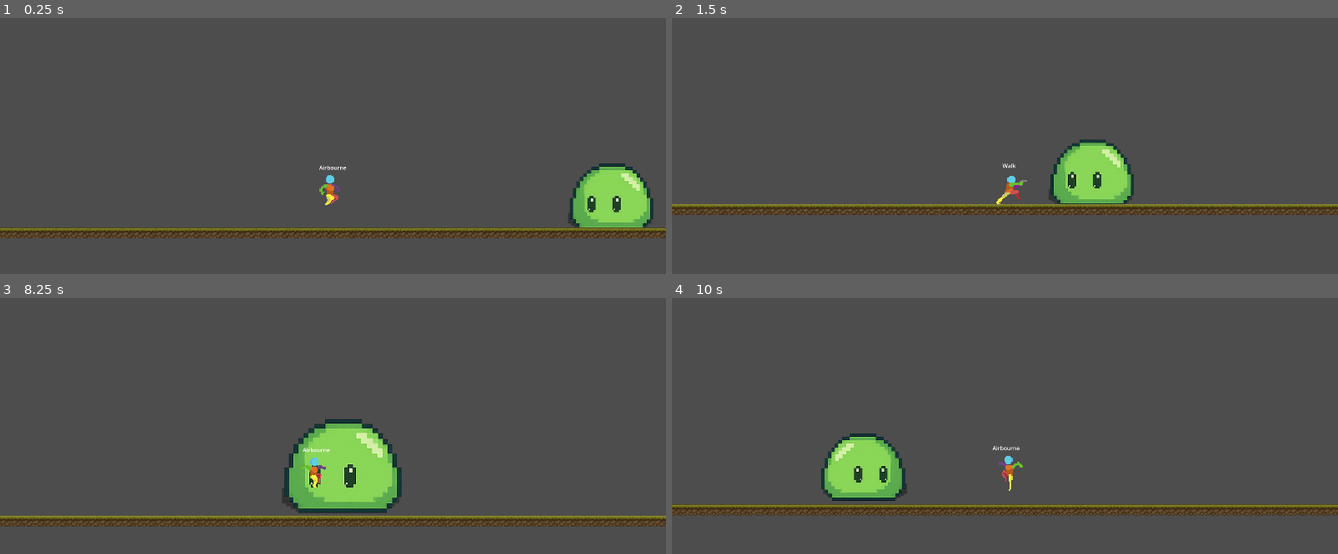
Above: before the commit, frames 1-4 (two rows, left to right).
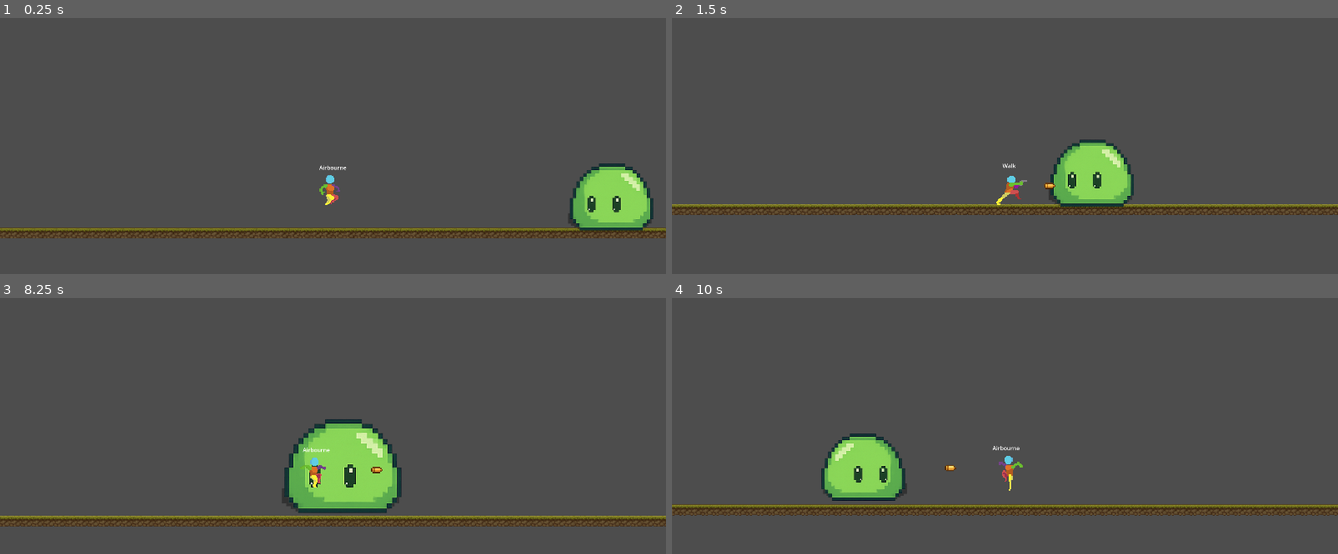
Above: after the commit, the same moments.

Repository: August13742/Godot-2D-Starter-Project-for-Article-RiG-Ritsumeikan
Game: Godot game, scene res://main.tscn
Two runs of this game, one before a commit and one after it. Both use one fixed random seed, a clock stepped at 60 frames per second and the inputs below.
Inputs (mouse positions are in pixels of both pictures, inside the frame that each line leads up to):
- Up to frame 1 (0.25 s): no input
- Up to frame 2 (1.5 s): tap Enter at 0.5 s; move the mouse to (1151, 186) at 0.52 s; hold C (dash) 0.53-1.28 s; hold D (right) from 0.53 s (still down); tap Space (jump) at 0.77, 1.07 s; click (1151, 186) at 0.8 s; move the mouse to (871, 222) at 1.27 s; click (871, 222) at 1.35 s
- Up to frame 3 (8.25 s): tap Space (jump) at 1.52, 1.55, 1.82, 3.02, 3.32, 3.77, 3.8, 4.07, 4.52, 4.82, 6.02, 6.05, 6.32, 7.52, 7.82 s; move the mouse to (399, 402) at 2.02 s; release D (right) at 2.03 s; hold A (left) 2.03-2.78 s; hold Space (jump) 2.03-2.78 s; tap C (dash) at 2.3, 2.85, 4.55, 6.8, 7.35 s; move the mouse to (outside the picture) at 2.77 s; hold D (right) 2.78-4.28 s; click (outside the picture) at 3.05 s; move the mouse to (532, 541) at 3.52 s; press the mouse at (532, 541) at 3.53 s; move the mouse to (133, 428) at 4.27 s; release the mouse at (133, 428) at 4.28 s; hold A (left) 4.28-5.03 s; tap Shift (sprint) at 4.35 s; move the mouse to (366, 484) at 5.02 s; hold D (right) 5.03-5.78 s; hold C (dash) 5.03-5.78 s; click (366, 484) at 5.3 s; move the mouse to (233, 390) at 5.77 s; hold A (left) 5.78-7.28 s; click (233, 390) at 5.85 s; move the mouse to (479, 466) at 6.52 s; hold Space (jump) 6.53-7.28 s; move the mouse to (199, 502) at 7.27 s; hold D (right) from 7.28 s (still down); click (199, 502) at 7.55 s; move the mouse to (399, 402) at 8.02 s; press the mouse at (399, 402) at 8.03 s
- Up to frame 4 (10 s): tap Space (jump) at 8.3, 9.02, 9.32, 9.77 s; move the mouse to (outside the picture) at 8.77 s; release the mouse at (outside the picture) at 8.78 s; tap Shift (sprint) at 8.85 s; tap C (dash) at 9.05 s; move the mouse to (1204, 541) at 9.52 s; release D (right) at 9.53 s; hold A (left) from 9.53 s (still down); hold C (dash) from 9.53 s (still down); click (1204, 541) at 9.8 s

The runs differ from the first frame. In frame 1, 0.1% of the frame differs, in the area x 86-97%, y 81-84%; in frame 2, 0.1%, in the area x 48-68%, y 64-74%; in frame 3, less than 0.1%; in frame 4, less than 0.1%.

Commit message:
implemented projectiles WIP

Diff:
--- a/StateMachine/airbourne.gd
+++ b/StateMachine/airbourne.gd
@@ -28,7 +28,7 @@
 	return false  # disable jumping when airborne
 
 func can_shoot() -> bool:
-	return false
+	return true
 
 func exit():
 	pass
--- a/StateMachine/dash.gd
+++ b/StateMachine/dash.gd
@@ -39,3 +39,6 @@
 
 func handle_input(_event: InputEvent):
 	pass
+
+func can_shoot():
+	return false
--- a/StateMachine/hurt.gd
+++ b/StateMachine/hurt.gd
@@ -15,3 +15,7 @@
 
 func handle_input(_event: InputEvent):
 	pass
+
+func can_shoot(): return false
+func can_dash(): return false
+func can_jump(): return false
--- a/StateMachine/idle.gd
+++ b/StateMachine/idle.gd
@@ -25,4 +25,6 @@
 	if !animation_player.is_playing(): animation_player.play("idle")
 
 
+
+
 func exit(): pass
--- a/StateMachine/sprint.gd
+++ b/StateMachine/sprint.gd
@@ -29,3 +29,6 @@
 
 	root_entity.move_and_slide()
 	root_entity.apply_floor_snap()
+
+func can_shoot():
+	return false
--- a/StateMachine/states.gd
+++ b/StateMachine/states.gd
@@ -21,17 +21,16 @@
 
 
 func handle_input(_event: InputEvent):
-	if _event.is_action_pressed("jump"):
-		if can_jump():
-			jump()
+	if _event.is_action_pressed("shoot") && can_shoot() && root_entity.can_shoot:
+		print("hi")
+		root_entity.shoot()
 
-	if _event.is_action_pressed("dash"):
-		if can_dash() && root_entity.can_dash:
-			dash()
+	if _event.is_action_pressed("jump") && can_jump():
+		jump()
 
-	if _event.is_action_pressed("shoot"):
-		if can_shoot():
-			shoot()
+	if _event.is_action_pressed("dash") && can_dash() && root_entity.can_dash:
+		dash()
+
 
 
 
@@ -50,6 +49,3 @@
 
 func dash():
 	root_entity.state_machine.change_state(StateMachine.Dash)
-
-func shoot():
-	pass
--- /dev/null
+++ b/bubble.gd
@@ -0,0 +1,31 @@
+extends Node2D
+
+
+@export var damage:int = 2
+@export var projectile_speed:float = 750
+@export var direction:Vector2 = Vector2.RIGHT
+var current_speed:float = 0
+@onready var hitbox_component: Area2D = $%HitboxComponent
+
+func _ready() -> void:
+	bullet_tween()
+
+func bullet_tween()->void:
+	var tween:Tween = create_tween()
+	tween.set_ease(Tween.EASE_OUT).set_trans(Tween.TRANS_BOUNCE)
+	tween.tween_method(
+		func(value:float): current_speed = value,
+		0,
+		projectile_speed,
+		0.3)
+
+	tween.tween_method(
+		func(value:float): current_speed = value,
+		projectile_speed,
+		0,
+		2).set_ease(Tween.EASE_OUT).set_trans(Tween.TRANS_CUBIC)
+
+	tween.tween_callback(queue_free)
+
+func _physics_process(delta: float) -> void:
+	self.position += direction * current_speed * delta
--- /dev/null
+++ b/bubble.tscn
@@ -0,0 +1,28 @@
+[gd_scene load_steps=5 format=3 uid="uid://bfd6624nvv6t8"]
+
+[ext_resource type="Script" uid="uid://c1rbdlofmwogh" path="res://bubble.gd" id="1_4a276"]
+[ext_resource type="Texture2D" uid="uid://d0cwqfvkbllm7" path="res://ProjectileAssets/bubble.png" id="2_05jx6"]
+[ext_resource type="Script" uid="uid://dynrr434jfajv" path="res://hitbox_component.gd" id="3_4cx2n"]
+
+[sub_resource type="CircleShape2D" id="CircleShape2D_1pskq"]
+radius = 61.72
+
+[node name="Bubble" type="Node2D"]
+script = ExtResource("1_4a276")
+
+[node name="Node2D" type="Node2D" parent="."]
+position = Vector2(215, 464)
+metadata/_edit_group_ = true
+
+[node name="Sprite2D" type="Sprite2D" parent="Node2D"]
+scale = Vector2(0.3, 0.3)
+texture = ExtResource("2_05jx6")
+
+[node name="HitboxComponent" type="Area2D" parent="Node2D"]
+unique_name_in_owner = true
+script = ExtResource("3_4cx2n")
+metadata/_custom_type_script = "uid://dynrr434jfajv"
+
+[node name="CollisionShape2D" type="CollisionShape2D" parent="Node2D/HitboxComponent"]
+shape = SubResource("CircleShape2D_1pskq")
+debug_color = Color(1, 0, 0.0666666, 0.419608)
--- /dev/null
+++ b/bullet.gd
@@ -0,0 +1,23 @@
+extends Node2D
+
+
+@export var damage:int = 2
+@export var projectile_speed:float = 2000
+@export var direction:Vector2 = Vector2.RIGHT
+var current_speed:float = 0
+@onready var hitbox_component: Area2D = $HitboxComponent
+
+func _ready() -> void:
+	bullet_tween.call_deferred()
+
+func bullet_tween()->void:
+	var tween:Tween = create_tween()
+	tween.set_ease(Tween.EASE_OUT).set_trans(Tween.TRANS_BACK)
+	tween.tween_method(
+		func(value:float): current_speed = value,
+		0,
+		projectile_speed,
+		0.75)
+
+func _physics_process(delta: float) -> void:
+	self.position += direction * current_speed * delta
--- /dev/null
+++ b/bullet1.tscn
@@ -0,0 +1,24 @@
+[gd_scene load_steps=6 format=3 uid="uid://sq2t0bfbhaar"]
+
+[ext_resource type="Script" uid="uid://bc2tnimheqgqg" path="res://bullet.gd" id="1_f7cwy"]
+[ext_resource type="Texture2D" uid="uid://c8svxefftwdr8" path="res://ProjectileAssets/bullet1.png" id="2_jtecg"]
+[ext_resource type="PackedScene" uid="uid://dbkiesuy3byre" path="res://hitbox_component.tscn" id="3_48bpi"]
+[ext_resource type="Script" uid="uid://dynrr434jfajv" path="res://hitbox_component.gd" id="4_jtecg"]
+
+[sub_resource type="CircleShape2D" id="CircleShape2D_f7cwy"]
+radius = 15.0
+
+[node name="Bullet" type="Node2D"]
+script = ExtResource("1_f7cwy")
+
+[node name="Bullet1" type="Sprite2D" parent="."]
+scale = Vector2(0.3, 0.3)
+texture = ExtResource("2_jtecg")
+offset = Vector2(42, 0)
+
+[node name="HitboxComponent" parent="." instance=ExtResource("3_48bpi")]
+script = ExtResource("4_jtecg")
+
+[node name="CollisionShape2D" type="CollisionShape2D" parent="HitboxComponent"]
+position = Vector2(12, 0)
+shape = SubResource("CircleShape2D_f7cwy")
--- /dev/null
+++ b/hitbox_component.gd
@@ -0,0 +1,3 @@
+extends Area2D
+
+class_name HitboxComponent
--- /dev/null
+++ b/hitbox_component.tscn
@@ -0,0 +1,5 @@
+[gd_scene format=3 uid="uid://dbkiesuy3byre"]
+
+[node name="HitboxComponent" type="Area2D"]
+collision_layer = 2
+collision_mask = 256
--- a/main.tscn
+++ b/main.tscn
@@ -668,18 +668,18 @@
 scale = Vector2(12.8018, 9.86719)
 texture = ExtResource("6_7mycd")
 
-[node name="Enemy" parent="." instance=ExtResource("2_0xm2m")]
-position = Vector2(662, 356.265)
-
-[node name="Camera2D" type="Camera2D" parent="."]
-position = Vector2(-207, 65)
-script = ExtResource("3_h2yge")
-
-[node name="Player" parent="." instance=ExtResource("1_ig7tw")]
-position = Vector2(-135, 282)
-
 [node name="TileMapLayer" type="TileMapLayer" parent="."]
 texture_filter = 1
 position = Vector2(0, 100)
 tile_map_data = PackedByteArray("AACj/hAAAQAYABoAAACj/hEAAQAYABsAAACk/hAAAQAZABoAAACk/hEAAQAZABsAAACl/hAAAQAWABoAAACl/h …(23152 unchanged characters)…
 tile_set = SubResource("TileSet_kek77")
+
+[node name="Enemy" parent="." instance=ExtResource("2_0xm2m")]
+position = Vector2(662, 356.265)
+
+[node name="Camera2D" type="Camera2D" parent="."]
+position = Vector2(-207, 65)
+script = ExtResource("3_h2yge")
+
+[node name="Player" parent="." instance=ExtResource("1_ig7tw")]
+position = Vector2(-135, 282)
--- a/player/player.gd
+++ b/player/player.gd
@@ -18,22 +18,40 @@
 @onready var state_machine := $StateMachine
 @export var state_machine_debug:bool = false
 @onready var sprite:AnimatedSprite2D = $VisualControl/AnimatedSprite2D
+@onready var bullet_anchor:Node2D = $%BulletAnchor
 @onready var animation_player:AnimatedSprite2D = $VisualControl/AnimatedSprite2D
 @onready var debug_label:Label = $%StateLabel
 @onready var dash_timer: Timer = $DashTimer
+@onready var shoot_timer:Timer = $ShootTimer
+
 @export var dash_cooldown:float = 5.0
+@export var shoot_cooldown:float = 0.15
+@export var bullet:= preload("res://bullet1.tscn")
+
+
 var can_dash:bool = true
+var can_shoot:bool = true
+var shoot_hold:bool = false
+var input_x:float = 0.
 
-var input_x:float = 0.
 func _ready():
 	debug_label.visible = true if state_machine_debug else false
 	dash_timer.wait_time = dash_cooldown
 	dash_timer.timeout.connect(reset_dash)
+	shoot_timer.wait_time = shoot_cooldown
+	shoot_timer.timeout.connect(reset_shoot)
 
 func _physics_process(delta):
 	input_x = Input.get_action_strength("right") - Input.get_action_strength("left")
-	sprite.flip_h = true if input_x<0 else false
+
+	if input_x != 0:
+		visuals.scale.x = -1 if input_x<0 else 1
+
+	if input_x < 0 && bullet_anchor.position.x > 0:
+		bullet_anchor.position.x *= -1
+
 	state_machine.update(delta)
+
 
 func _input(event):
 	state_machine.handle_input(event)
@@ -44,3 +62,12 @@
 
 func reset_dash():
 	can_dash = true
+
+func reset_shoot():
+	can_shoot = true
+
+
+func shoot():
+	var bullet_scene:Node2D = bullet.instantiate()
+	bullet_anchor.add_child(bullet_scene)
+	bullet_scene.direction = Vector2.LEFT if visuals.scale.x == -1 else Vector2.RIGHT
--- a/player/player.tscn
+++ b/player/player.tscn
@@ -583,21 +583,7 @@
 position = Vector2(0, -46)
 shape = SubResource("CapsuleShape2D_onrkg")
 
-[node name="VisualControl" type="Node2D" parent="."]
-metadata/_edit_lock_ = true
-
-[node name="AnimatedSprite2D" type="AnimatedSprite2D" parent="VisualControl"]
-texture_filter = 1
-scale = Vector2(3, 3)
-sprite_frames = SubResource("SpriteFrames_ebec5")
-animation = &"dash"
-autoplay = "idle"
-frame = 8
-frame_progress = 1.0
-offset = Vector2(0, -16)
-metadata/_edit_lock_ = true
-
-[node name="StateLabel" type="Label" parent="VisualControl"]
+[node name="StateLabel" type="Label" parent="."]
 unique_name_in_owner = true
 anchors_preset = 8
 anchor_left = 0.5
@@ -617,6 +603,22 @@
 horizontal_alignment = 1
 vertical_alignment = 1
 
+[node name="BulletAnchor" type="Node2D" parent="."]
+unique_name_in_owner = true
+position = Vector2(20, -55)
+
+[node name="VisualControl" type="Node2D" parent="."]
+
+[node name="AnimatedSprite2D" type="AnimatedSprite2D" parent="VisualControl"]
+texture_filter = 1
+scale = Vector2(3, 3)
+sprite_frames = SubResource("SpriteFrames_ebec5")
+animation = &"dash"
+autoplay = "idle"
+frame = 8
+frame_progress = 1.0
+offset = Vector2(0, -16)
+
 [node name="StateMachine" parent="." instance=ExtResource("3_yw30f")]
 
 [node name="HurtboxComponent" parent="." instance=ExtResource("12_ebec5")]
@@ -631,3 +633,7 @@
 [node name="DashTimer" type="Timer" parent="."]
 wait_time = 5.0
 one_shot = true
+
+[node name="ShootTimer" type="Timer" parent="."]
+wait_time = 0.3
+one_shot = true
--- a/project.godot
+++ b/project.godot
@@ -24,6 +24,10 @@
 
 window/size/viewport_width=1920
 window/size/viewport_height=1080
+
+[dotnet]
+
+project/assembly_name="godot-tutorial1"
 
 [editor]
 
--- a/test.gd
+++ b/test.gd
@@ -4,19 +4,6 @@
 
 
 
-func print_await(delay:float):
-	await get_tree().create_timer(delay).timeout
-	print("hi%f"%delay)
-
-func print_await_no_delay(count:int):
-	await get_tree().create_timer(1).timeout
-	print("hi no delay %d"%count)
-
-func _ready():
-	for i in range(5):
-		print_await(i)
-		print_await_no_delay(i)
-
-	for j in range(10):
-		await get_tree().create_timer(1).timeout
-		print("coroutine in loop")
+func _input(event: InputEvent) -> void:
+	if event.is_action_pressed("shoot"):
+		print(true)
Binary file added: ProjectileAssets/bubble.png
Not shown, changed: ProjectileAssets/bubble.png.import
Binary file added: ProjectileAssets/bullet1.png
Not shown, changed: ProjectileAssets/bullet1.png.import
Binary file removed: back.png
Not shown, added: bubble.gd.uid
Not shown, added: bullet.gd.uid
Binary file removed: front.png
Not shown, removed: front.png.import
Not shown, added: hitbox_component.gd.uid
Binary file removed: side.png
